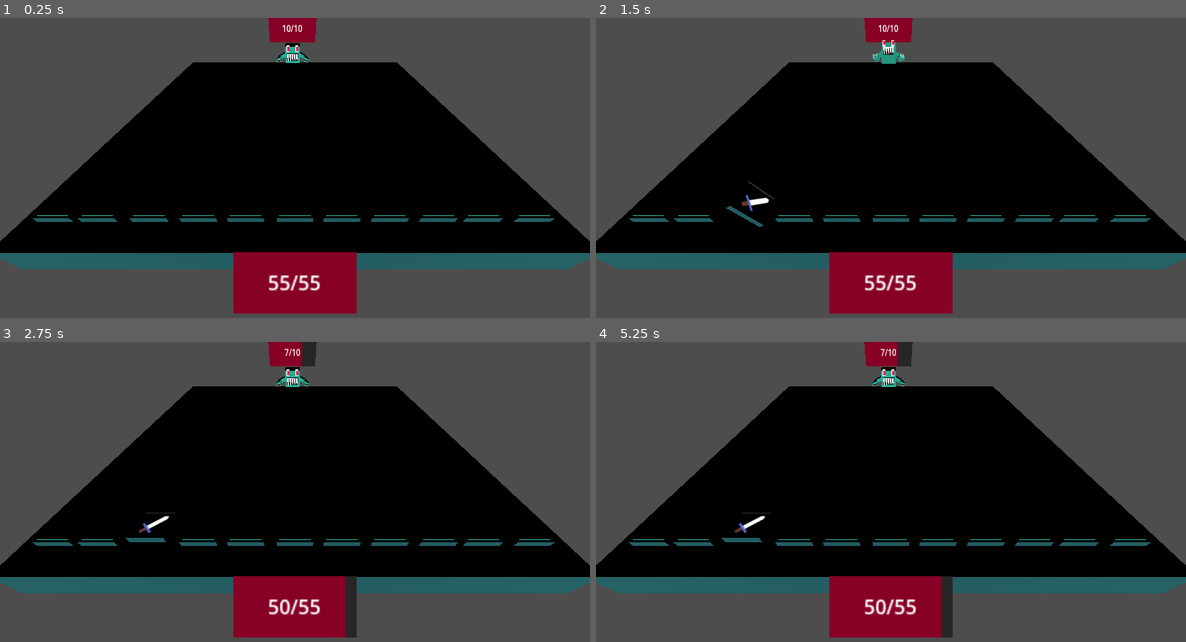
Above: before the commit, frames 1-4 (two rows, left to right).
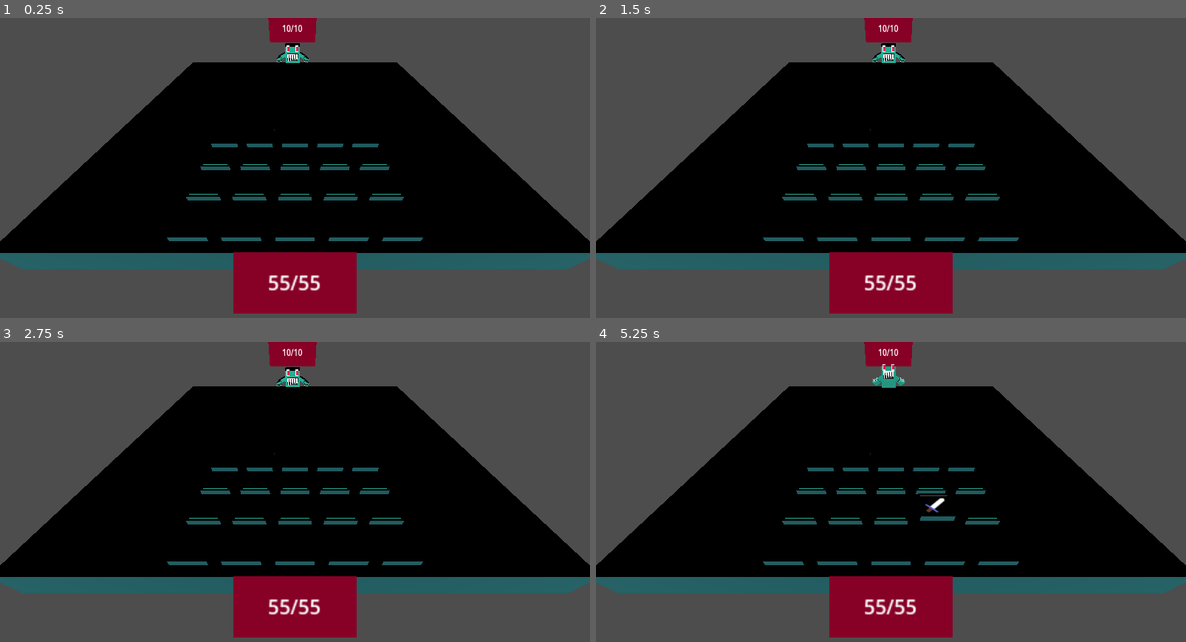
Above: after the commit, the same moments.

Repository: mathew-tran/3dminesweeper
Game: Godot game, scene res://Scene/Main.tscn
The game is run twice, just before and just after one commit, with the same random seed, the same clock (stepped at 60 frames per second) and the same inputs.
Inputs (mouse positions are in pixels of both pictures, inside the frame that each line leads up to):
- Up to frame 1 (0.25 s): no input
- Up to frame 2 (1.5 s): tap Enter at 0.5 s; move the mouse to (1020, 168) at 0.52 s; press the mouse at (1020, 168) at 0.53 s; tap Space at 1.25 s; move the mouse to (773, 201) at 1.27 s; release the mouse at (773, 201) at 1.28 s; click (773, 201) at 1.35 s
- Up to frame 3 (2.75 s): move the mouse to (354, 435) at 2.02 s; press the mouse at (354, 435) at 2.03 s
- Up to frame 4 (5.25 s): tap Enter at 2.75, 4.25 s; move the mouse to (861, 573) at 2.77 s; release the mouse at (861, 573) at 2.78 s; click (861, 573) at 2.85 s; tap Space at 3.5, 5 s; move the mouse to (1068, 558) at 3.52 s; press the mouse at (1068, 558) at 3.53 s; move the mouse to (714, 459) at 4.27 s; release the mouse at (714, 459) at 4.28 s; click (714, 459) at 4.35 s; move the mouse to (920, 507) at 5.02 s; press the mouse at (920, 507) at 5.03 s

The runs differ from the first frame. In frame 1, 2.4% of the frame differs, in the area x 5-94%, y 37-75%; in frame 2, 2.8%; in frame 3, 3.2%; in frame 4, 3.5%, in the area x 5-94%, y 0-99%.

Commit message:
spawn tiles on the grid

Diff:
--- a/Scene/Main.tscn
+++ b/Scene/Main.tscn
@@ -1,11 +1,12 @@
-[gd_scene load_steps=8 format=3 uid="uid://bsuec0fj58hik"]
+[gd_scene load_steps=9 format=3 uid="uid://bsuec0fj58hik"]
 
 [ext_resource type="Script" uid="uid://beilse1b132e6" path="res://Scripts/Game.gd" id="1_h175a"]
-[ext_resource type="PackedScene" uid="uid://c0n6a6wl5obia" path="res://Prefabs/GameTile.tscn" id="1_xhtwi"]
 [ext_resource type="PackedScene" uid="uid://ck2gjdupm5phg" path="res://Prefabs/Enemy.tscn" id="2_djkur"]
 [ext_resource type="Script" uid="uid://bkay8viogup8w" path="res://Scripts/Components/HealthComponent.gd" id="2_togfq"]
 [ext_resource type="PackedScene" uid="uid://c0pfi81qtcbay" path="res://Models/Playspace/playspace.gltf" id="3_djkur"]
 [ext_resource type="PackedScene" uid="uid://uhrdfbyk2mik" path="res://Prefabs/UI/HealthbarUI.tscn" id="6_aan6j"]
+[ext_resource type="Script" uid="uid://dqyg5mns7ccw7" path="res://Scripts/Editor/ToolTileGridContainer.gd" id="7_hueuk"]
+[ext_resource type="PackedScene" uid="uid://d0f4rrupdu72k" path="res://Models/Tile/tile.gltf" id="8_6a8me"]
 
 [sub_resource type="ViewportTexture" id="ViewportTexture_h3nmf"]
 viewport_path = NodePath("Sprite3D/SubViewport")
@@ -16,39 +17,6 @@
 [node name="HealthComponent" type="Node" parent="."]
 script = ExtResource("2_togfq")
 MaxHealth = 55
-
-[node name="GameTile" parent="." instance=ExtResource("1_xhtwi")]
-
-[node name="GameTile2" parent="." instance=ExtResource("1_xhtwi")]
-transform = Transform3D(1, 0, 0, 0, 1, 0, 0, 0, 1, 0.0800066, 0, 0)
-
-[node name="GameTile3" parent="." instance=ExtResource("1_xhtwi")]
-transform = Transform3D(1, 0, 0, 0, 1, 0, 0, 0, 1, 0.1615, 0, 0)
-
-[node name="GameTile4" parent="." instance=ExtResource("1_xhtwi")]
-transform = Transform3D(1, 0, 0, 0, 1, 0, 0, 0, 1, 0.244074, 0, 0)
-
-[node name="GameTile5" parent="." instance=ExtResource("1_xhtwi")]
-transform = Transform3D(1, 0, 0, 0, 1, 0, 0, 0, 1, 0.32033, 0, 0)
-
-[node name="GameTile6" parent="." instance=ExtResource("1_xhtwi")]
-transform = Transform3D(1, 0, 0, 0, 1, 0, 0, 0, 1, 0.407409, 0, 0)
-
-[node name="GameTile7" parent="." instance=ExtResource("1_xhtwi")]
-transform = Transform3D(1, 0, 0, 0, 1, 0, 0, 0, 1, -0.083941, 0, 0)
-
-[node name="GameTile8" parent="." instance=ExtResource("1_xhtwi")]
-transform = Transform3D(1, 0, 0, 0, 1, 0, 0, 0, 1, -0.164508, 0, 0)
-
-[node name="GameTile9" parent="." instance=ExtResource("1_xhtwi")]
-transform = Transform3D(1, 0, 0, 0, 1, 0, 0, 0, 1, -0.248258, 0, 0)
-
-[node name="GameTile10" parent="." instance=ExtResource("1_xhtwi")]
-transform = Transform3D(1, 0, 0, 0, 1, 0, 0, 0, 1, -0.335956, 0, 0)
-Damage = 10
-
-[node name="GameTile11" parent="." instance=ExtResource("1_xhtwi")]
-transform = Transform3D(1, 0, 0, 0, 1, 0, 0, 0, 1, -0.412254, 0, 0)
 
 [node name="DirectionalLight3D" type="DirectionalLight3D" parent="."]
 
@@ -72,3 +40,70 @@
 
 [node name="ProgressBar" parent="Sprite3D/SubViewport" node_paths=PackedStringArray("HealthComponentRef") instance=ExtResource("6_aan6j")]
 HealthComponentRef = NodePath("../../../HealthComponent")
+
+[node name="TileGridContainer" type="Node3D" parent="."]
+transform = Transform3D(1, 0, 0, 0, 1, 0, 0, 0, 1, 0, 0, -0.0906154)
+script = ExtResource("7_hueuk")
+tileSize = Vector3(0.085, 0, 0.085)
+
+[node name="blockbench_export" parent="TileGridContainer" instance=ExtResource("8_6a8me")]
+transform = Transform3D(1, 0, 0, 0, 1, 0, 0, 0, 1, -0.17, 0, -0.1275)
+
+[node name="blockbench_export2" parent="TileGridContainer" instance=ExtResource("8_6a8me")]
+transform = Transform3D(1, 0, 0, 0, 1, 0, 0, 0, 1, -0.085, 0, -0.1275)
+
+[node name="blockbench_export13" parent="TileGridContainer" instance=ExtResource("8_6a8me")]
+transform = Transform3D(1, 0, 0, 0, 1, 0, 0, 0, 1, 0, 0, -0.1275)
+
+[node name="blockbench_export14" parent="TileGridContainer" instance=ExtResource("8_6a8me")]
+transform = Transform3D(1, 0, 0, 0, 1, 0, 0, 0, 1, 0.085, 0, -0.1275)
+
+[node name="blockbench_export15" parent="TileGridContainer" instance=ExtResource("8_6a8me")]
+transform = Transform3D(1, 0, 0, 0, 1, 0, 0, 0, 1, 0.17, 0, -0.1275)
+
+[node name="blockbench_export17" parent="TileGridContainer" instance=ExtResource("8_6a8me")]
+transform = Transform3D(1, 0, 0, 0, 1, 0, 0, 0, 1, -0.17, 0, -0.0425)
+
+[node name="blockbench_export18" parent="TileGridContainer" instance=ExtResource("8_6a8me")]
+transform = Transform3D(1, 0, 0, 0, 1, 0, 0, 0, 1, -0.085, 0, -0.0425)
+
+[node name="blockbench_export19" parent="TileGridContainer" instance=ExtResource("8_6a8me")]
+transform = Transform3D(1, 0, 0, 0, 1, 0, 0, 0, 1, 0, 0, -0.0425)
+
+[node name="blockbench_export20" parent="TileGridContainer" instance=ExtResource("8_6a8me")]
+transform = Transform3D(1, 0, 0, 0, 1, 0, 0, 0, 1, 0.085, 0, -0.0425)
+
+[node name="blockbench_export21" parent="TileGridContainer" instance=ExtResource("8_6a8me")]
+transform = Transform3D(1, 0, 0, 0, 1, 0, 0, 0, 1, 0.17, 0, -0.0425)
+
+[node name="blockbench_export22" parent="TileGridContainer" instance=ExtResource("8_6a8me")]
+transform = Transform3D(1, 0, 0, 0, 1, 0, 0, 0, 1, -0.17, 0, 0.0425)
+
+[node name="blockbench_export23" parent="TileGridContainer" instance=ExtResource("8_6a8me")]
+transform = Transform3D(1, 0, 0, 0, 1, 0, 0, 0, 1, -0.085, 0, 0.0425)
+
+[node name="blockbench_export24" parent="TileGridContainer" instance=ExtResource("8_6a8me")]
+transform = Transform3D(1, 0, 0, 0, 1, 0, 0, 0, 1, 0, 0, 0.0425)
+
+[node name="blockbench_export25" parent="TileGridContainer" instance=ExtResource("8_6a8me")]
+transform = Transform3D(1, 0, 0, 0, 1, 0, 0, 0, 1, 0.085, 0, 0.0425)
+
+[node name="blockbench_export26" parent="TileGridContainer" instance=ExtResource("8_6a8me")]
+transform = Transform3D(1, 0, 0, 0, 1, 0, 0, 0, 1, 0.17, 0, 0.0425)
+
+[node name="blockbench_export27" parent="TileGridContainer" instance=ExtResource("8_6a8me")]
+transform = Transform3D(1, 0, 0, 0, 1, 0, 0, 0, 1, -0.17, 0, 0.1275)
+
+[node name="blockbench_export28" parent="TileGridContainer" instance=ExtResource("8_6a8me")]
+transform = Transform3D(1, 0, 0, 0, 1, 0, 0, 0, 1, -0.085, 0, 0.1275)
+
+[node name="blockbench_export31" parent="TileGridContainer" instance=ExtResource("8_6a8me")]
+transform = Transform3D(1, 0, 0, 0, 1, 0, 0, 0, 1, 0, 0, 0.1275)
+
+[node name="blockbench_export29" parent="TileGridContainer" instance=ExtResource("8_6a8me")]
+transform = Transform3D(1, 0, 0, 0, 1, 0, 0, 0, 1, 0.085, 0, 0.1275)
+
+[node name="blockbench_export30" parent="TileGridContainer" instance=ExtResource("8_6a8me")]
+transform = Transform3D(1, 0, 0, 0, 1, 0, 0, 0, 1, 0.17, 0, 0.1275)
+
+[node name="Tiles" type="Node3D" parent="." groups=["Tiles"]]
--- /dev/null
+++ b/Scripts/Editor/ToolTileGridContainer.gd
@@ -0,0 +1,44 @@
+@tool
+
+extends Node3D
+
+var StartPosition = Vector3.ZERO
+@export var tileSize = Vector3(.23,0,.07)
+@export var perRow = 5
+
+func GetPositions():
+	var positions = []
+	for child in get_children():
+		positions.append(child.global_position)
+	return positions
+
+func _ready() -> void:
+	if Engine.is_editor_hint():
+		Update()
+
+func _process(delta: float) -> void:
+	if Engine.is_editor_hint():
+		StartPosition = global_position
+		Update()
+
+func Update():
+	var amount = get_child_count()
+	var index = 0
+	var vIndex = 0
+	var rows = ceil(amount / float(perRow))
+
+	var offset = Vector3(
+		(tileSize.x * perRow) / 2.0 - tileSize.x / 2.0,
+		0,
+		(tileSize.z * rows) / 2.0 - tileSize.z / 2.0
+	)
+	for x in get_children():
+		x.global_position = StartPosition - offset
+		var xOffset = tileSize.x * index
+		var yOffset = tileSize.z * vIndex
+		x.global_position += Vector3(xOffset, 0, yOffset)
+
+		index += 1
+		if index >= perRow:
+			vIndex += 1
+			index = 0
--- a/Scripts/Game.gd
+++ b/Scripts/Game.gd
@@ -7,8 +7,14 @@
 signal PlayerPlayedTile
 
 func _ready() -> void:
+	$TileGridContainer.visible = false
 	$HealthComponent.OnTakeDamage.connect(OnTakeDamage)
 	$HealthComponent.OnDeath.connect(OnDeath)
+
+	for position in $TileGridContainer.GetPositions():
+		var instance = load("res://Prefabs/GameTile.tscn").instantiate()
+		instance.global_position = position
+		$Tiles.add_child(instance)
 
 func OnTakeDamage(amount):
 	pass
--- a/Scripts/GameTile.gd
+++ b/Scripts/GameTile.gd
@@ -28,3 +28,4 @@
 		tween.tween_property($blockbench_export, "global_position", originalPosition, .2)
 		await tween.finished
 		Finder.GetGame().PlayTile()
+		queue_free()
--- a/project.godot
+++ b/project.godot
@@ -26,3 +26,7 @@
 "events": [Object(InputEventMouseButton,"resource_local_to_scene":false,"resource_name":"","device":-1,"window_id":0,"a …(253 unchanged characters)…
 ]
 }
+
+[rendering]
+
+textures/canvas_textures/default_texture_filter=2
Not shown, added: Scripts/Editor/ToolTileGridContainer.gd.uid
